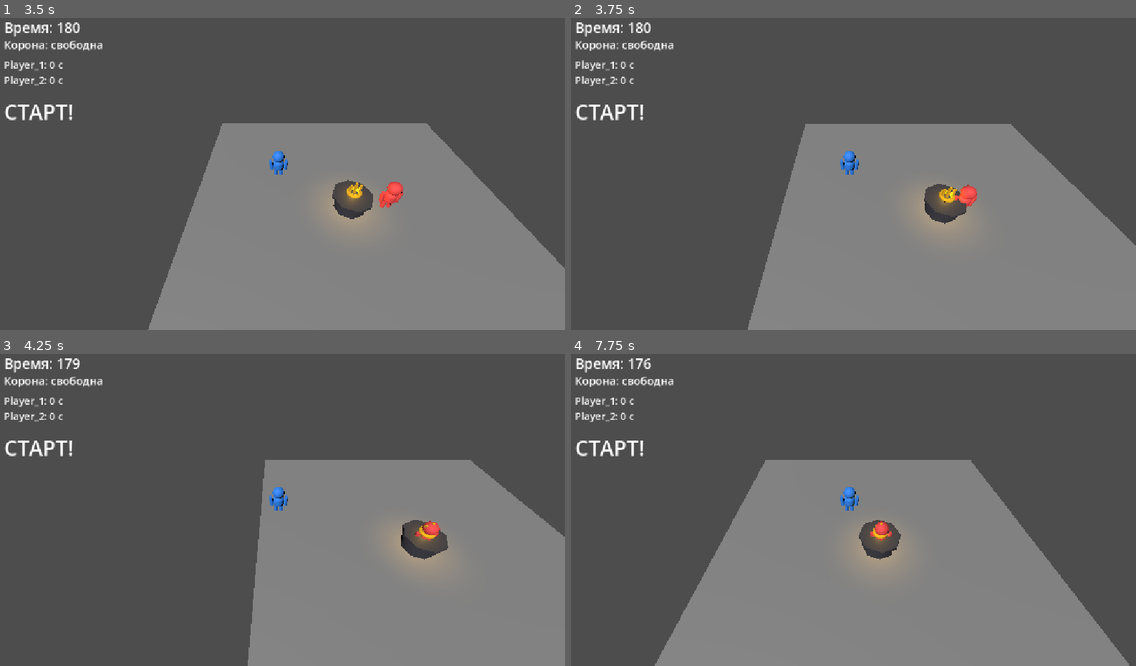
Above: before the commit, frames 1-4 (two rows, left to right).
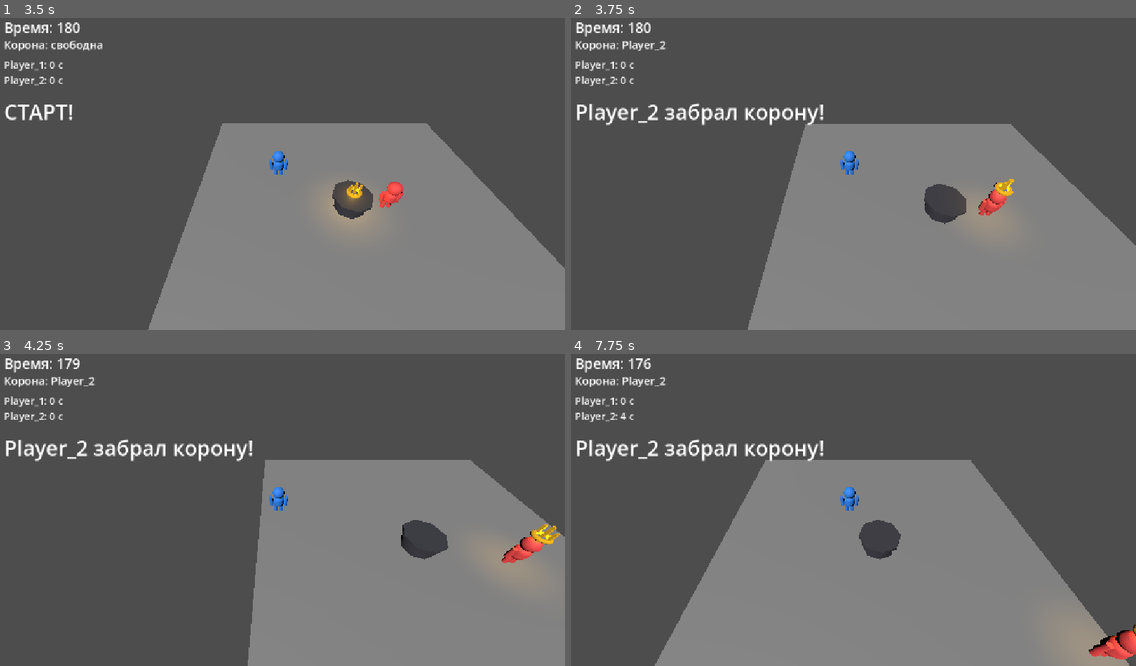
Above: after the commit, the same moments.

Repository: denisyltanovmagamed-netizen/PROJECT-01-CROWN
Game: Godot game, scene res://scenes/main/main.tscn
Same seed, same stepped clock (60 frames per second), same inputs: the game is played once before the commit and once after it.
Inputs:
- Up to frame 1 (3.5 s): tap Enter at 0.5, 2 s; hold Right (ui_right) 0.53-1.28 s; tap Space at 1.25, 2.75 s; hold Down (ui_down) 1.28-2.03 s; hold Right (ui_right) 2.03-2.78 s; hold Up (ui_up) from 2.78 s (still down)
- Up to frame 2 (3.75 s): release Up (ui_up) at 3.53 s; hold Left (ui_left) from 3.53 s (still down)
- Up to frame 3 (4.25 s): keep holding Left (ui_left)
- Up to frame 4 (7.75 s): tap Enter at 5 s; release Left (ui_left) at 5.03 s; hold Down (ui_down) 5.03-5.78 s; hold Right (ui_right) 5.78-6.53 s; hold Up (ui_up) 6.53-7.28 s; hold Right (ui_right) from 7.28 s (still down)

Frame 1 is identical in both runs. In frame 2, 2.4% of the frame differs, in the area x 0-79%, y 7-70%; in frame 3, 2.8%; in frame 4, 2.9%, in the area x 0-100%, y 7-100%.

Commit message:
Fix crown claim and steal distance

Diff:
--- a/scripts/game/game_manager.gd
+++ b/scripts/game/game_manager.gd
@@ -1,7 +1,7 @@
 extends Node
 
 const ROUND_TIME: float = 180.0
-const CLAIM_DISTANCE: float = 1.35
+const CLAIM_DISTANCE: float = 2.0
 const STEAL_DISTANCE: float = 1.8
 const STEAL_COOLDOWN: float = 0.75
 const COUNTDOWN_TIME: float = 3.0
@@ -76,7 +76,7 @@
 
 func _check_claim() -> void:
     for player in players:
-        if player.global_position.distance_to(crown_start_position) <= CLAIM_DISTANCE:
+        if _horizontal_distance(player.global_position, crown_start_position) <= CLAIM_DISTANCE:
             _set_crown_holder(player)
             status_label.text = "%s забрал корону!" % player.name
             return
@@ -89,11 +89,16 @@
         if player == crown_holder:
             continue
 
-        if player.global_position.distance_to(crown_holder.global_position) <= STEAL_DISTANCE:
+        if _horizontal_distance(player.global_position, crown_holder.global_position) <= STEAL_DISTANCE:
             _set_crown_holder(player)
             steal_cooldown = STEAL_COOLDOWN
             status_label.text = "%s украл корону!" % player.name
             return
+
+func _horizontal_distance(a: Vector3, b: Vector3) -> float:
+    var a_flat := Vector2(a.x, a.z)
+    var b_flat := Vector2(b.x, b.z)
+    return a_flat.distance_to(b_flat)
 
 func _set_crown_holder(player: CharacterBody3D) -> void:
     if crown_holder != null:
